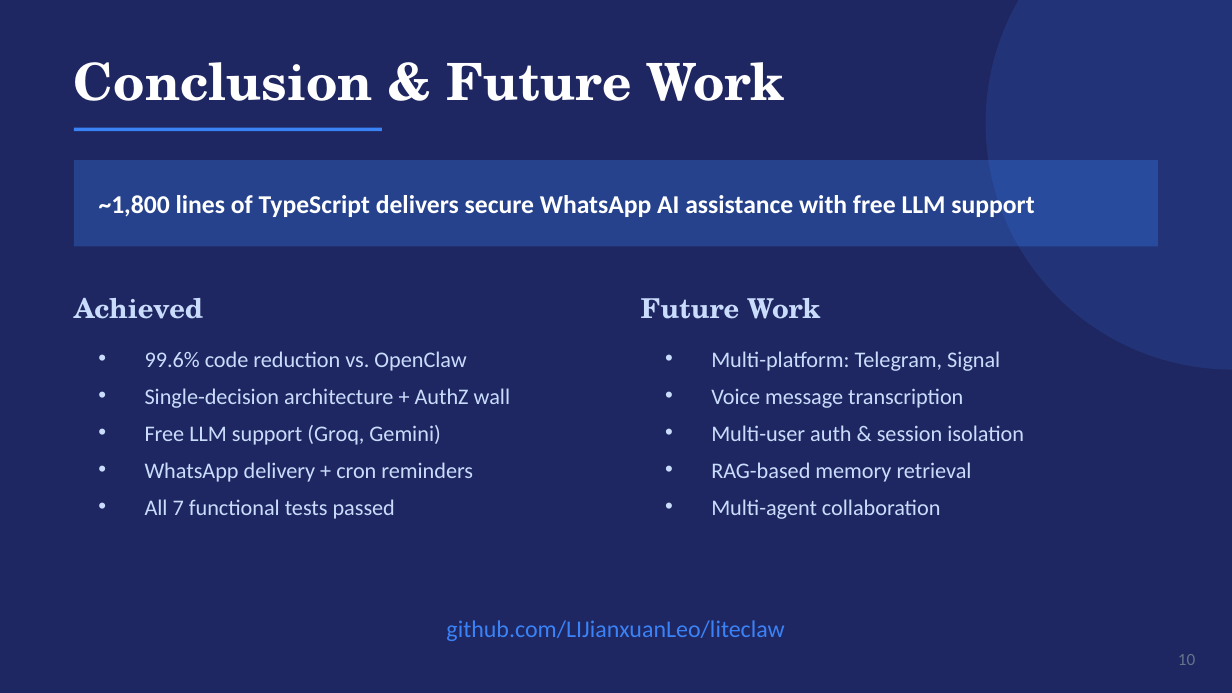
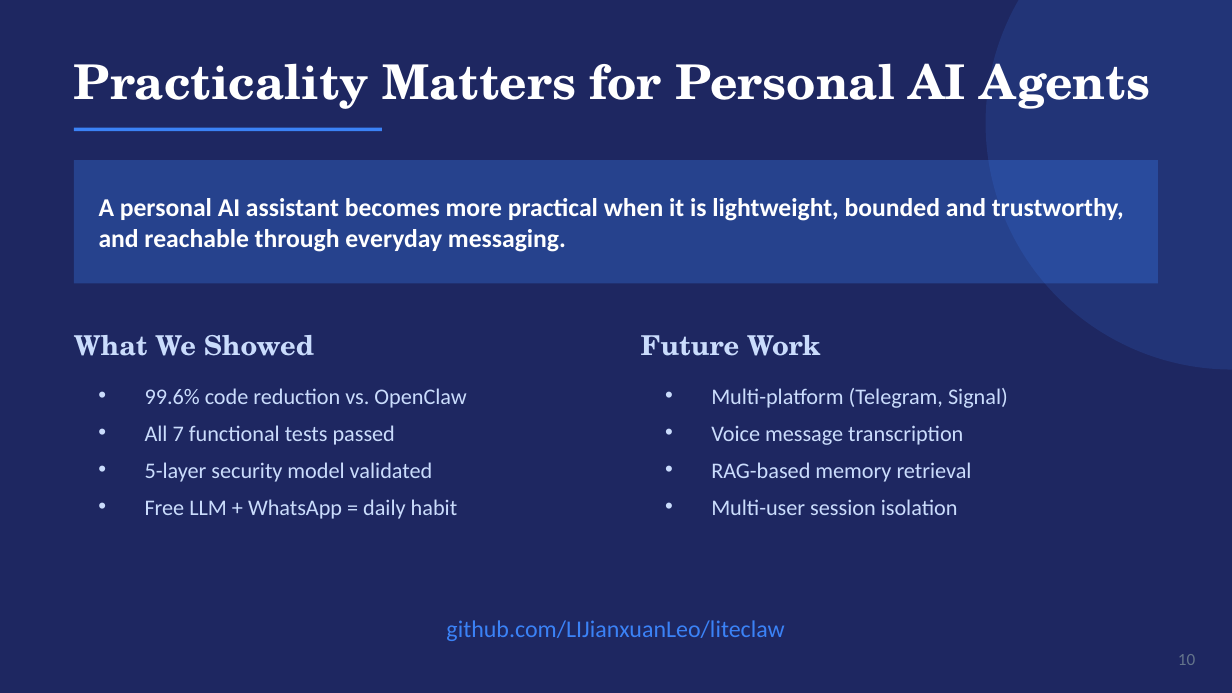
Before and after one commit to LIJianxuanLeo/liteclaw, a slide deck: slide 10 of docs/presentation.pptx. Drawn at 1232x693 pixels with LibreOffice and Linux fonts; fonts in the diff are those of the drawing. Boxes give left, top, right and bottom in pixels: in the first picture for what was removed or moved away, otherwise in the second. Text is boxed around its words. In the diff, an @@ line names an element or a change of style, - is before the commit and + after.

```diff
--- a/docs/presentation.pptx
+++ b/docs/presentation.pptx
@@ text at [74, 63, 1150, 109]: text changed; size 30 to 28 pt @@
-Conclusion & Future Work
+Practicality Matters for Personal AI Agents
@@ rectangle: place and size @@
-rectangle at [74, 160, 1158, 246]
+rectangle at [74, 160, 1158, 283]
@@ text at [99, 198, 1124, 252]: text changed @@
-~1,800 lines of TypeScript delivers secure WhatsApp AI assistance with free LLM support
+A personal AI assistant becomes more practical when it is lightweight, bounded and trustworthy, and reachable through everyday messaging.
@@ text "Future Work": place and size @@
-text "Future Work" at [641, 298, 821, 319]
+text "Future Work" at [641, 335, 821, 356]
@@ text at [74, 335, 314, 356]: text changed @@
-Achieved
+What We Showed
@@ text "99.6% code reduction vs. OpenClaw": place and size @@
-text "99.6% code reduction vs. OpenClaw" at [145, 351, 510, 519]
+text "99.6% code reduction vs. OpenClaw" at [145, 388, 466, 519]
@@ text at [145, 388, 510, 482]: paragraphs removed @@
-• Single-decision architecture + AuthZ wall
-• Free LLM support (Groq, Gemini)
-• WhatsApp delivery + cron reminders
@@ text "Multi-platform (Telegram, Signal)": place and size @@
-text "Multi-platform (Telegram, Signal)" at [711, 351, 1024, 519]
+text "Multi-platform (Telegram, Signal)" at [711, 388, 1008, 515]
@@ text at [711, 388, 1008, 408]: text changed @@
-• Multi-platform: Telegram, Signal
+• Multi-platform (Telegram, Signal)
@@ text at [145, 425, 395, 445]: more space between paragraphs @@
@@ text at [711, 425, 1024, 441]: paragraph removed @@
-• Multi-user auth & session isolation
@@ text at [145, 462, 458, 519]: paragraphs added @@
+• 5-layer security model validated
+• Free LLM + WhatsApp = daily habit
@@ text at [711, 499, 958, 515]: text changed @@
-• Multi-agent collaboration
+• Multi-user session isolation
```
Also in this commit, not shown: 4 other slides changed, 5 slides added, 5 slides removed, 4 other files.
